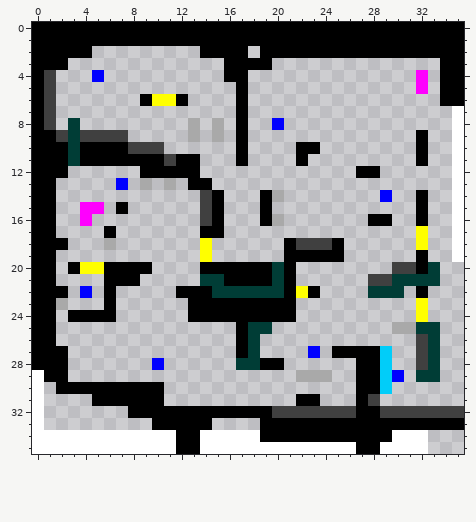
Pixel-art sprite -- AridArnold/Content/Campaigns/MainCampaign/Levels/0907.png. The picture above is the old version.
The file is 36x36 pixels. Colours within 5 levels of each other are drawn and written as one.
The result:
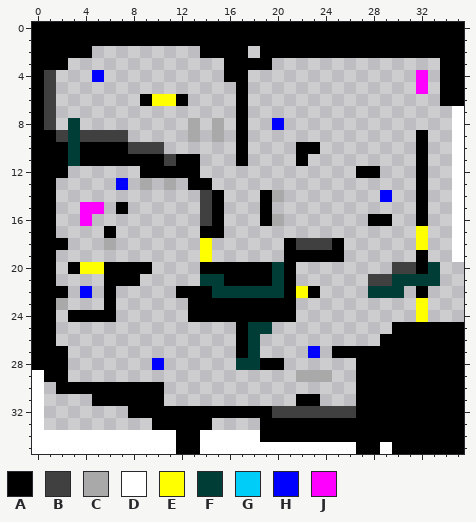
Palette (. is transparent): A #000000  B #404040  C #a9a9a9fc  D #ffffff  E #ffff00  F #003d36  G #00cdf9fe  H #0000ff  J #fe00fe
From old to new:
Colour A now appears in rows 12 to 13 at x 32; in row 25 at x 34 to 35; in row 26 at x 29 to 31 and 34 to 35; in rows 27 to 28 at x 30 to 31 and 34 to 35; in row 29 at x 31 and 34 to 35; in row 30 at x 30 to 35.
Colour A now appears in row 31 at x 29 to 35; in rows 34 to 35 at x 33 to 35.
The author changed colour B to colour A in rows 26 to 28 at x 32; in row 31 at x 28; in row 32 at x 29 to 35.
The author changed colour C to colour A in row 25 at x 30 to 31.
The author changed colour D to colour A in rows 34 to 35 at x 30 to 32.
The author changed colour F to colour A in row 25 at x 32 to 33; in rows 26 to 28 at x 33; in row 29 at x 32 to 33.
The author changed colour G to colour A in rows 27 to 30 at x 29.
The author changed colour H to colour A in row 29 at x 30.
Boxes around the changes in both pictures, in picture pixels (x1, y1, x2, y2):
added: (416, 166, 428, 190)
changed: (368, 322, 464, 454)
